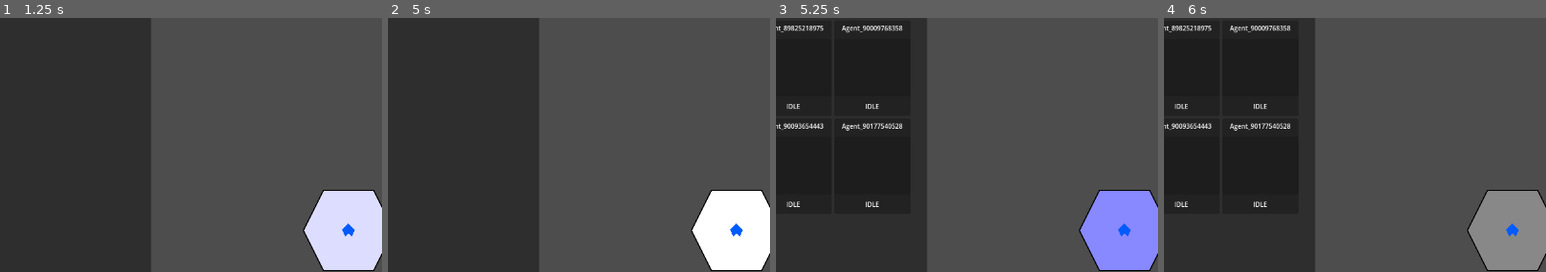
Above: before the commit, frames 1-4 (left to right).
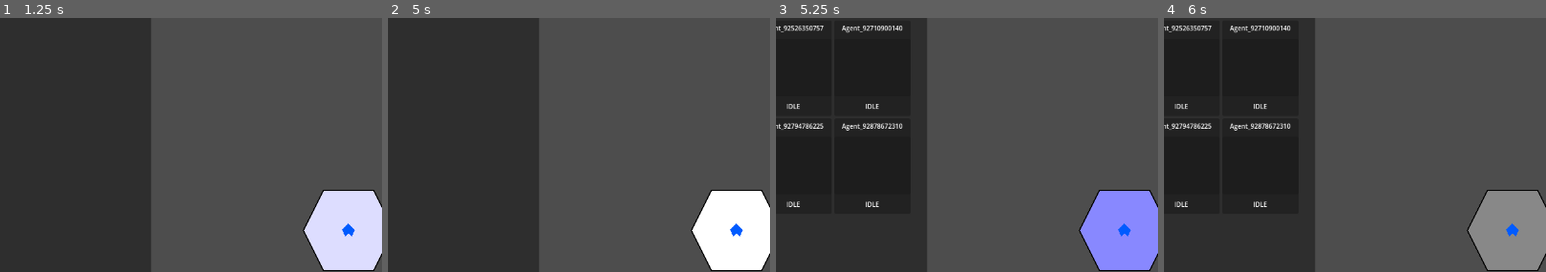
Above: after the commit, the same moments.

Repository: Drakosam/game_1
Game: Godot game, scene res://main_game_loop.tscn
Same seed, same stepped clock (60 frames per second), same inputs: the game is played once before the commit and once after it.
Inputs (mouse positions are % of the whole screen's width and height, from its top left):
- Up to frame 1 (1.25 s): tap Enter at 0.5 s; click (50, 50) at 0.67 s
- Up to frame 2 (5 s): tap Space at 1.25, 2.75, 4.25 s; move the mouse to (30, 55) at 1.27 s; click (30, 55) at 1.42 s; tap Enter at 2, 3.5 s; move the mouse to (60, 28) at 2.02 s; click (60, 28) at 2.17 s; move the mouse to (45, 70) at 2.77 s; click (45, 70) at 2.92 s; move the mouse to (80, 65) at 3.52 s; click (80, 65) at 3.67 s; move the mouse to (20, 35) at 4.27 s; click (20, 35) at 4.42 s
- Up to frame 3 (5.25 s): move the mouse to (55, 50) at 5.02 s; click (55, 50) at 5.17 s
- Up to frame 4 (6 s): move the mouse to (35, 25) at 5.77 s; click (35, 25) at 5.92 s
The pictures show only the part of the screen within x 4-54%, y 8-58%; the shares and areas given below are measured in that part.

Frames 1-2 are identical in both runs. In frame 3, 0.4% of the frame differs, in the area x 2-34%, y 3-44%; in frame 4, 0.4%.

Commit message:
-add global variable -tile have limited resource

Diff:
--- a/Actors/actor.gd
+++ b/Actors/actor.gd
@@ -41,7 +41,7 @@
 
 func move_to_region(new_region_name):
 	emit_signal('check_path_to_target_posytion', tile_posytion, new_region_name, name)
-	set_job_to_do('MOVE')
+	set_job_to_do(JobNames.move)
 
 
 func set_target_region_path(recypient_name, in_target_path):
@@ -67,7 +67,7 @@
 			'aether':aether
 		})
 
-		if jobs_to_do_list.size() > 0 and job_backend.current_job == 'IDLE':
+		if jobs_to_do_list.size() > 0 and job_backend.current_job == JobNames.idle:
 			job_backend.start_job(jobs_to_do_list.pop_front())
 
 
@@ -85,43 +85,13 @@
 	jobs_to_do_list.append(job_name)
 
 
-func explore_tile():
-	set_job_to_do('EXPLORE')
-
-
-func go_idle():
-	set_job_to_do('IDLE')
-
-
-func recruit():
-	set_job_to_do('RECRUITING')
-
-
-func training():
-	set_job_to_do('TRAINING')
-
-
-func get_resources():
-	set_job_to_do('BASE_RESOURCES')
-
-
 func _on_job_done_result(job_result):
-	if job_result['name'] == 'MOVE':
+	if job_result['name'] == JobNames.move:
 		_move()
 		return
 
-	elif job_result['name'] == 'TRAINING':
-		_up_stat()
-		return
-
-	elif job_result['name'] == 'EXPLORE':
-		jobs_to_do_list.push_front('EXPLORE')
-
-	elif job_result['name'] == 'BASE_RESOURCES':
-		jobs_to_do_list.push_front('BASE_RESOURCES')
-
-	elif job_result['name'] == 'RECRUITING':
-		jobs_to_do_list.push_front('RECRUITING')
+	if job_result['repeat']:
+		jobs_to_do_list.push_front(job_result['name'])
 
 	emit_signal('job_done_result',{
 		'name':name,
@@ -136,10 +106,10 @@
 	emit_signal('move_to_new_region')
 
 	if path_to_posytion.size()>0:
-		jobs_to_do_list.push_front('MOVE')
+		jobs_to_do_list.push_front(JobNames.move)
 
 
-func _up_stat():
+func up_stat():
 	rng.randomize()
 	var result = rng.randi_range(0,4)
 
@@ -153,5 +123,3 @@
 		mental += 1
 	elif result == 4:
 		aether += 1
-
-	jobs_to_do_list.push_front('TRAINING')
--- a/Actors/agent.gd
+++ b/Actors/agent.gd
@@ -48,15 +48,3 @@
 
 	_consume()
 	super()
-
-
-func convert_resorces_to_food():
-	set_job_to_do('RESOURCES_TO_FOOD')
-
-
-func _on_job_done_result(job_result):
-
-	if job_result['name'] == 'RESOURCES_TO_FOOD':
-		jobs_to_do_list.push_front('RESOURCES_TO_FOOD')
-
-	super(job_result)
--- /dev/null
+++ b/Backend/core_value.gd
@@ -0,0 +1,12 @@
+extends Node
+
+var resources_to_food_multi = 3
+var resources_to_food_base_value = 10
+
+var start_food_value = 200
+
+var min_start_resources_in_tile = 100
+var max_start_resources_in_tile = 200
+
+
+var speed_progres_multi = 3
--- /dev/null
+++ b/Backend/core_value.tscn
@@ -0,0 +1,6 @@
+[gd_scene load_steps=2 format=3 uid="uid://b0ijnh0xspyex"]
+
+[ext_resource type="Script" path="res://Backend/core_value.gd" id="1_wqfwg"]
+
+[node name="CoreValue" type="Node"]
+script = ExtResource("1_wqfwg")
--- a/Backend/game_core.gd
+++ b/Backend/game_core.gd
@@ -1,11 +1,11 @@
 extends Node
 
 var resource = 0
-var food = 200
+var food = 0
 var rng = RandomNumberGenerator.new()
 
 func _ready():
-	pass
+	food = CoreValue.start_food_value
 
 
 func resolve_job_result(job_result):
@@ -25,9 +25,13 @@
 
 
 func _convert_resources_to_food(agent_power):
-	if resource >= 10 + agent_power:
-		resource -= (10 + agent_power)
-		food += (10 + agent_power) * 3
+
+	var rtfm = CoreValue.resources_to_food_multi
+	var rtfbv = CoreValue.resources_to_food_base_value
+
+	if resource >= rtfbv + agent_power:
+		resource -= (rtfbv + agent_power)
+		food += (rtfbv + agent_power) * rtfm
 	else:
-		food += resource * 3
+		food += resource * rtfm
 		resource -= resource
--- a/Backend/job_backend.gd
+++ b/Backend/job_backend.gd
@@ -1,11 +1,13 @@
 extends Node
 
-var current_job = 'IDLE'
+var current_job = ''
 var job_progress = 0
 var job_goal = 1
 
 var primary_atribute = ''
 var secondary_atribute = ''
+var repeat = false
+
 
 var job_result_list = []
 
@@ -14,56 +16,70 @@
 
 
 func _ready():
-	pass
+	current_job = JobNames.idle
 
 
 func job_done():
 	print('job done ',current_job)
 
-	if current_job == 'EXPLORE':
+	if current_job == JobNames.explore:
 		_resolve_explore_job()
 
-	elif current_job == 'RECRUITING':
+	elif current_job == JobNames.recruiting:
 		_generic_resolve_job(79)
 
-	elif current_job == 'TRAINING':
+	elif current_job == JobNames.trening:
 		var parent = get_parent()
 		var mod = parent.speed + parent.power + parent.influance + parent.mental
 		mod = (mod + parent.aether - 4) * 2 + 60
 		_generic_resolve_job(mod)
+		for result in job_result_list:
+			if result['status'] == 'SUCCESS':
+				parent.up_stat()
 
-	elif current_job == 'BASE_RESOURCES':
+	elif current_job == JobNames.base_resource:
 		_generic_resolve_job(10)
 
-	elif  current_job == 'RESOURCES_TO_FOOD':
+	elif  current_job == JobNames.resources_to_food:
 		_generic_resolve_job(5)
 
-	emit_signal('job_done_result',{'name':current_job,'result':job_result_list})
+	emit_signal('job_done_result',{
+		'name':current_job,
+		'result':job_result_list,
+		'repeat':repeat
+		})
 	stop_job()
 
 
 func start_job(job_name):
-	if job_name == 'MOVE':
+	repeat = false
+
+	if job_name == JobNames.move:
 		_start_movment()
 
-	elif job_name == 'EXPLORE':
+	elif job_name == JobNames.explore:
 		_start_explore()
+		repeat = true
 
-	elif job_name == 'RECRUITING':
+	elif job_name == JobNames.recruiting:
 		_start_recruiting()
+		repeat = true
 
-	elif job_name == 'TRAINING':
+	elif job_name == JobNames.trening:
 		_general_training()
+		repeat = true
 
-	elif job_name == 'BASE_RESOURCES':
+	elif job_name == JobNames.base_resource:
 		_base_resources()
+		repeat = true
 
-	elif job_name == 'RESOURCES_TO_FOOD':
+	elif job_name == JobNames.resources_to_food:
 		_resources_to_food()
+		repeat = true
 
 
 func act(stats = null):
-	if current_job != 'IDLE':
+	if current_job != JobNames.idle:
 		if not stats:
 			stats = {}
 
@@ -84,8 +100,8 @@
 
 
 func stop_job():
-	print('IDLE')
-	current_job = 'IDLE'
+	print(JobNames.idle)
+	current_job = JobNames.idle
 	primary_atribute = ''
 	secondary_atribute = ''
 	job_progress = 0
@@ -98,48 +114,48 @@
 	print('start movment')
 	primary_atribute = 'speed'
 	secondary_atribute = 'mental'
-	job_goal = 500
-	current_job = "MOVE"
+	job_goal = int(500 * CoreValue.speed_progres_multi)
+	current_job = JobNames.move
 
 
 func _start_explore():
 	print('start exolore')
 	primary_atribute = 'speed'
 	secondary_atribute = 'mental'
-	job_goal = 500
-	current_job = "EXPLORE"
+	job_goal = int(500 * CoreValue.speed_progres_multi)
+	current_job = JobNames.explore
 
 
 func _resources_to_food():
 	print('start convert resource to food')
 	primary_atribute = 'mental'
 	secondary_atribute = 'speed'
-	job_goal = 100
-	current_job = "RESOURCES_TO_FOOD"
+	job_goal = int(100 * CoreValue.speed_progres_multi)
+	current_job = JobNames.resources_to_food
 
 
 func _start_recruiting():
 	print('start recruiting')
 	primary_atribute = 'influance'
 	secondary_atribute = 'mental'
-	job_goal = 450
-	current_job = "RECRUITING"
+	job_goal = int(450 * CoreValue.speed_progres_multi)
+	current_job = JobNames.recruiting
 
 
 func _general_training():
 	print('start general training')
 	primary_atribute = ''
 	secondary_atribute = ''
-	job_goal = 450
-	current_job = "TRAINING"
+	job_goal = int(450 * CoreValue.speed_progres_multi)
+	current_job = JobNames.trening
 
 
 func _base_resources():
 	print('start base resources')
 	primary_atribute = 'power'
 	secondary_atribute = 'speed'
-	job_goal = 500
-	current_job = "BASE_RESOURCES"
+	job_goal = int(500 * CoreValue.speed_progres_multi)
+	current_job = JobNames.base_resource
 
 
 # Work resolve
--- /dev/null
+++ b/Backend/job_names.gd
@@ -0,0 +1,9 @@
+extends Node
+
+var move = 'MOVE'
+var idle = 'IDLE'
+var trening = 'TRAINING'
+var explore = 'EXPLORE'
+var base_resource = 'BASE_RESOURCES'
+var recruiting = 'RECRUITING'
+var resources_to_food = 'RESOURCES_TO_FOOD'
--- /dev/null
+++ b/Backend/job_names.tscn
@@ -0,0 +1,6 @@
+[gd_scene load_steps=2 format=3 uid="uid://bbqtm6uuvmp6s"]
+
+[ext_resource type="Script" path="res://Backend/job_names.gd" id="1_reic1"]
+
+[node name="JobNames" type="Node"]
+script = ExtResource("1_reic1")
--- a/Backend/manager_backend.gd
+++ b/Backend/manager_backend.gd
@@ -2,7 +2,6 @@
 
 var TileBackend = null
 var AgentManager = null
-var CoreManager = null
 
 var rng = RandomNumberGenerator.new()
 
@@ -22,5 +21,7 @@
 
 func _get_base_resource_from_region(_region_name, agent_power):
 	rng.randomize()
-	TileBackend.get_resource_from_region()
-	CoreManager.resource +=  randi_range(3,6) + agent_power
+	var get_value = randi_range(3,6) + agent_power
+	var dif_value = TileBackend.get_resource_from_region(_region_name, get_value)
+	print(get_value,' ',dif_value)
+	GameCore.resource +=  (get_value - dif_value)
--- a/Backend/tile_backend.gd
+++ b/Backend/tile_backend.gd
@@ -94,7 +94,7 @@
 	for tile in tile_list:
 		if tile.name == region_name:
 			rng.randomize()
-			tile.resource == rng.randi_range(30, 60)
+			tile.resources += rng.randi_range(30, 60)
 			break
 
 
@@ -102,17 +102,15 @@
 	for tile in tile_list:
 		if tile.name == region_name:
 
-			if value >= tile.resource:
-				tile.resource -= value
+			if value <= tile.resources:
+				tile.resources -= value
 				return 0
-
 			else:
-
-				var r_value = value - tile.resource
-				tile.resource = 0
+				var r_value = value - tile.resources
+				tile.resources = 0
 				return r_value
 
-			break
+	return value
 
 
 func _reveal_new_region(start_tile):
--- a/Interface/agent_detail.gd
+++ b/Interface/agent_detail.gd
@@ -28,24 +28,24 @@
 
 
 func _on_button_explore_pressed():
-	show_agent.explore_tile()
+	show_agent.set_job_to_do(JobNames.explore)
 
 
 func _on_cancel_work_pressed():
-	show_agent.go_idle()
+	show_agent.set_job_to_do(JobNames.idle)
 
 
 func _on_button_recruting_pressed():
-	show_agent.recruit()
+	show_agent.set_job_to_do(JobNames.recruiting)
 
 
 func _on_button_training_pressed():
-	show_agent.training()
+	show_agent.set_job_to_do(JobNames.trening)
 
 
 func _on_button_base_resources_pressed():
-	show_agent.get_resources()
+	show_agent.set_job_to_do(JobNames.base_resource)
 
 
 func _on_button_convert_res_to_tood_pressed():
-	show_agent.convert_resorces_to_food()
+	show_agent.set_job_to_do(JobNames.resources_to_food)
--- a/Interface/top_panel.gd
+++ b/Interface/top_panel.gd
@@ -1,17 +1,15 @@
 extends Panel
 
 signal view_is_blocked(status)
-
-var CoreGame = null
 
 func _ready():
 	pass
 
 
 func _process(_delta):
-	if CoreGame:
-		$HBoxContainer/ResourceValue.text = str(CoreGame.resource)
-		$HBoxContainer/FoodValue.text = str(CoreGame.food)
+	if GameCore:
+		$HBoxContainer/ResourceValue.text = str(GameCore.resource)
+		$HBoxContainer/FoodValue.text = str(GameCore.food)
 
 
 func _mouse_entered():
@@ -20,7 +18,3 @@
 
 func _mouse_exited():
 	emit_signal('view_is_blocked',false)
-
-
-func set_backend(_backend):
-	CoreGame = _backend
--- a/World/world_tile.gd
+++ b/World/world_tile.gd
@@ -19,7 +19,10 @@
 signal picket_move(hex_name)
 
 func _ready():
-	resources = rng.randi_range(100,200)
+	resources = rng.randi_range(
+		CoreValue.min_start_resources_in_tile,
+		CoreValue.max_start_resources_in_tile
+	)
 
 
 func _on_area_2d_mouse_entered():
--- a/main_game_loop.gd
+++ b/main_game_loop.gd
@@ -7,11 +7,8 @@
 	$AgentBackend.add_agent({'location':'BaseLevel_LC0_5'})
 	$AgentBackend.add_agent({'location':'BaseLevel_LC0_5'})
 
-	$CanvasLayer/TopPanel.set_backend($GameCore)
-
 	$ManagerBackend.TileBackend = $TileBackend
 	$ManagerBackend.AgentManager = $AgentBackend
-	$ManagerBackend.CoreManager =  $GameCore
 
 
 func _on_world_map_register_tile(tile):
@@ -72,16 +69,16 @@
 func _on_agent_backend_job_done_result(job_result):
 	print('main job resolve for :: ', job_result)
 	$TileBackend.resolve_job_result(job_result)
-	$GameCore.resolve_job_result(job_result)
+	GameCore.resolve_job_result(job_result)
 	$ManagerBackend.resolve_job_result(job_result)
 
 
 func _on_agent_backend_consume_food_event(consume_value, agent_name):
-	var consume_dif = $GameCore.consume_food(consume_value)
+	var consume_dif = GameCore.consume_food(consume_value)
 	$AgentBackend.resolve_consume_event_for_agent(consume_dif, agent_name)
 
 
 func _on_agent_backend_secure_food_for_new_agent(food_needed, location ):
-	if $GameCore.food >= food_needed:
-		$GameCore.food -= food_needed
+	if GameCore.food >= food_needed:
+		GameCore.food -= food_needed
 		$AgentBackend.add_agent({'location':location})
--- a/project.godot
+++ b/project.godot
@@ -15,6 +15,12 @@
 config/features=PackedStringArray("4.1", "Forward Plus")
 config/icon="res://icon.svg"
 
+[autoload]
+
+GameCore="*res://Backend/game_core.gd"
+CoreValue="*res://Backend/core_value.gd"
+JobNames="*res://Backend/job_names.gd"
+
 [display]
 
 window/size/viewport_width=1200
